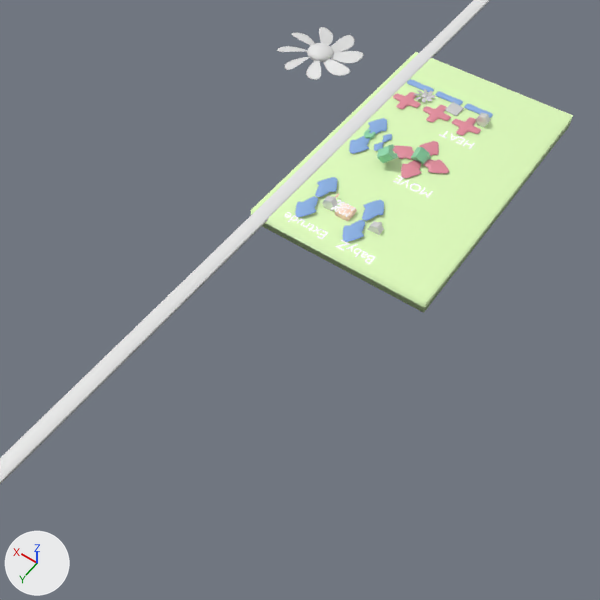
The Blender file resources/gui_UI.blend, before and after one commit.
Before and after are seen from a 50 mm camera at (-37.4, 81.5, 80.6) aimed at (2.3, 26.0, -6.7). The lights are fixed; the arrows at lower left show +X, +Y and +Z. Text is drawn in Blender's own font.

Before the edit, the objects in view are built like this:
```python
me_cube_001 = bpy.data.meshes.new('Cube.001')
me_cube_001.from_pydata(...)  # a box spanning x -1.0..1.0, y -1.0..1.0, z -1.0..1.0
me_cube_001.polygons.foreach_set('use_smooth', [True] * 12)
me_cube_001.materials.append(mat_fond)  # green #e2ffbe
me_cube_004 = bpy.data.meshes.new('Cube.004')
me_cube_004.from_pydata(...)  # a box spanning x -1.0..1.0, y -1.0..1.0, z -1.0..1.0
me_cube_004.polygons.foreach_set('use_smooth', [True] * 6)
me_plane_004 = bpy.data.meshes.new('Plane.004')
me_plane_004.from_pydata([(0.0, 0.0, 0.0), (6.84, 0.0, 0.0), (1.4, 0.46, 0.83), (6.65, 5.98, 0.83)], [], [(0, 1, 3, 2)])
me_plane_004.polygons.foreach_set('use_smooth', [True] * 1)
ob_cube_001 = bpy.data.objects.new('Cube.001', me_cube_001)
ob_cube_001.location = (0.0, 0.0, -1.1)
ob_cube_001.scale = (13.5, 21.7, 1.0)
ob_cube_009 = bpy.data.objects.new('Cube.009', me_cube_004)
ob_cube_009.location = (11.7, 0.3, -0.1)
ob_cube_009.scale = (1.0, 101.0, 0.294)
ob_plane_003 = bpy.data.objects.new('Plane.003', me_plane_004)
ob_plane_003.location = (26.2, -13.0, -1.0)
_m = ob_plane_003.modifiers.new('Solidify', 'SOLIDIFY')
_m.thickness = 0.1
_m.nonmanifold_thickness_mode = 'FIXED'
_m.nonmanifold_merge_threshold = 0.0003
_m = ob_plane_003.modifiers.new('Array', 'ARRAY')
_m.count = 8
_m.constant_offset_displace = (0.0, 0.0, 0.0)
_m.use_relative_offset = False
_m.use_object_offset = True
_m.offset_object = ob_empty
_m = ob_plane_003.modifiers.new('Subdivision', 'SUBSURF')
_m.levels = 3
```
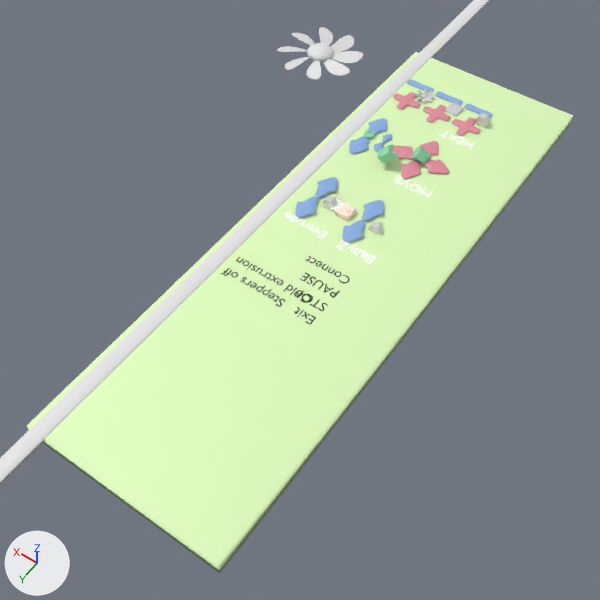
The change, as a diff of the scene's bpy script:
```diff
--- a/resources/gui_UI.blend.py
+++ b/resources/gui_UI.blend.py
@@ mat_material @@
+mat_material = principled_material('Material')
+mat_material.base_color = (0.00394, 0.00394, 0.00394)  # black #0d0d0d
@@ me_cube_001 @@
 me_cube_001.from_pydata(...)  # 8 vertices, 12 faces; spans x -1.0..1.0, y -1.0..1.0, z -1.0..1.0
 # used by ob_cube_001; location = (0.0, 0.0, -1.1); scale = (13.5, 21.7, 1.0)
+# me_cube_001 part 1: the whole mesh is scaled about its middle by (1, 1.93, 1), then moved by (0.0, 0.93, 0.0)
 me_cube_001.materials.append(mat_fond)
@@ txt_text_011 @@
+txt_text_011 = bpy.data.curves.new('Text.011', 'FONT')
+txt_text_011.body = 'Cold extrusion'
+txt_text_011.materials.append(mat_material)  # black #0d0d0d
+txt_text_011.align_x = 'RIGHT'
@@ txt_text_010 @@
+txt_text_010 = bpy.data.curves.new('Text.010', 'FONT')
+txt_text_010.body = 'Steppers off'
+txt_text_010.materials.append(mat_material)  # black #0d0d0d
+txt_text_010.align_x = 'RIGHT'
@@ txt_text_009 @@
+txt_text_009 = bpy.data.curves.new('Text.009', 'FONT')
+txt_text_009.body = 'Connect'
+txt_text_009.materials.append(mat_material)  # black #0d0d0d
@@ txt_text_008 @@
+txt_text_008 = bpy.data.curves.new('Text.008', 'FONT')
+txt_text_008.body = 'PAUSE'
+txt_text_008.materials.append(mat_material)  # black #0d0d0d
@@ txt_text_007 @@
+txt_text_007 = bpy.data.curves.new('Text.007', 'FONT')
+txt_text_007.body = 'STOP'
+txt_text_007.materials.append(mat_material)  # black #0d0d0d
@@ txt_text_006 @@
+txt_text_006 = bpy.data.curves.new('Text.006', 'FONT')
+txt_text_006.body = 'Exit'
+txt_text_006.materials.append(mat_material)  # black #0d0d0d
@@ ob_text_011 @@
+ob_text_011 = bpy.data.objects.new('Text.011', txt_text_011)
+ob_text_011.location = (9.8, 29.0, 0.0)
+ob_text_011.scale = (1.91, 1.91, 1.91)
@@ ob_text_010 @@
+ob_text_010 = bpy.data.objects.new('Text.010', txt_text_010)
+ob_text_010.location = (9.8, 31.3, 0.0)
+ob_text_010.scale = (1.91, 1.91, 1.91)
@@ ob_text_009 @@
+ob_text_009 = bpy.data.objects.new('Text.009', txt_text_009)
+ob_text_009.location = (-4.1, 23.7, 0.0)
+ob_text_009.scale = (1.91, 1.91, 1.91)
@@ ob_text_008 @@
+ob_text_008 = bpy.data.objects.new('Text.008', txt_text_008)
+ob_text_008.location = (-4.1, 26.3, 0.0)
+ob_text_008.scale = (1.91, 1.91, 1.91)
@@ ob_text_007 @@
+ob_text_007 = bpy.data.objects.new('Text.007', txt_text_007)
+ob_text_007.location = (-4.1, 28.8, 0.0)
+ob_text_007.scale = (1.91, 1.91, 1.91)
@@ ob_text_006 @@
+ob_text_006 = bpy.data.objects.new('Text.006', txt_text_006)
+ob_text_006.location = (-4.1, 31.3, 0.0)
+ob_text_006.scale = (1.91, 1.91, 1.91)
```

Pixel boxes [x1, y1, x2, y2] of what changed, in the pictures (600 x 600 px):
'Cube.001', mesh rescaled (69% wider, 100% taller)
    before: [251, 52, 573, 313]
    after: [27, 52, 573, 574]
'Text.011', added
    after: [236, 257, 311, 303]
'Text.010', added
    after: [221, 268, 285, 307]
'Text.008', added
    after: [300, 272, 340, 298]
'Text.009', added
    after: [305, 256, 350, 283]
'Text.007', added
    after: [294, 291, 328, 311]
'Text.006', added
    after: [294, 307, 316, 325]
